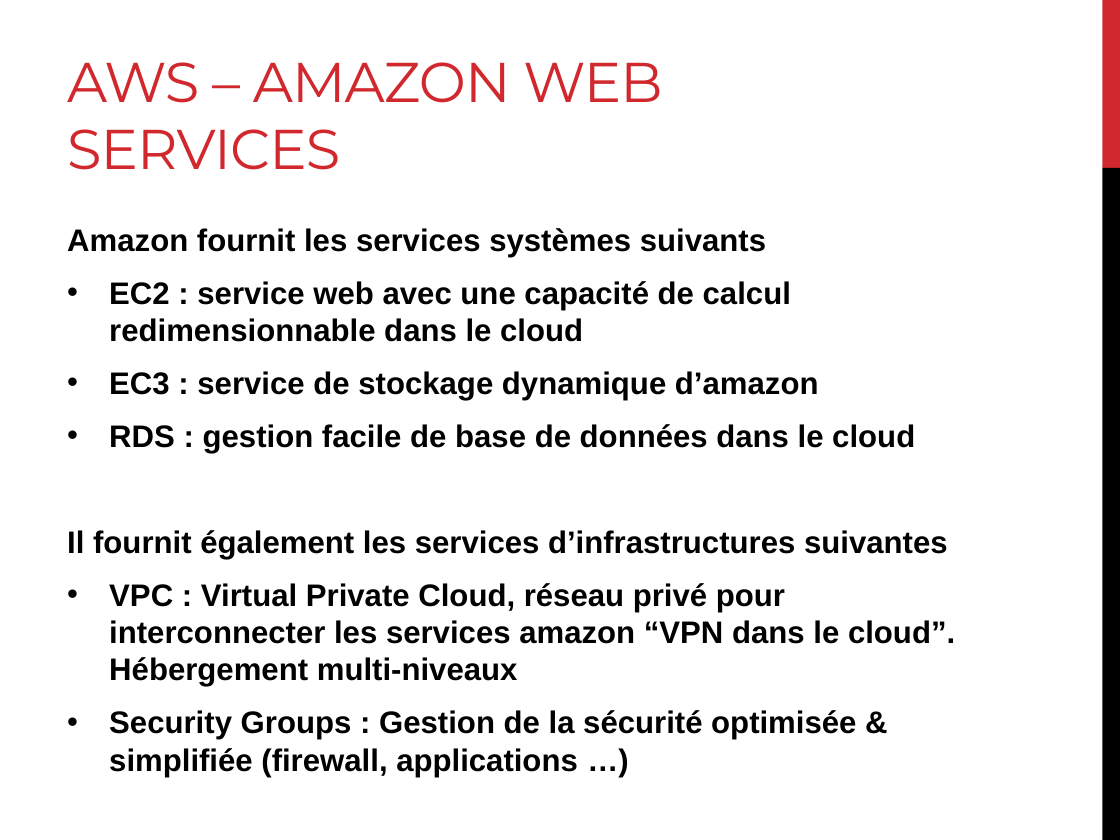
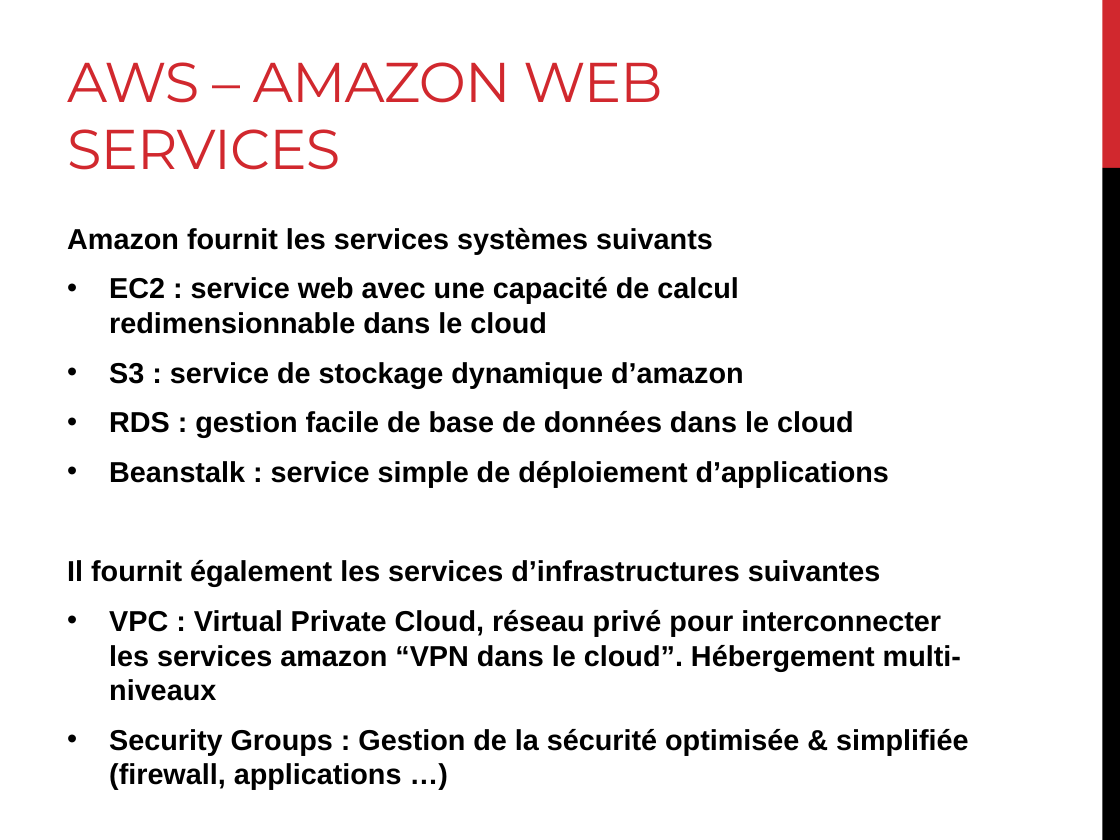
Before and after one commit to cyriljoui/spring-boot-aws, a slide deck: slide 5 of src/doc/spring-boot-aws.pptx. Drawn at 1120x840 pixels with LibreOffice and Linux fonts; fonts in the diff are those of the drawing. Boxes give left, top, right and bottom in pixels: in the first picture for what was removed or moved away, otherwise in the second. Text is boxed around its words. In the diff, an @@ line names an element or a change of style, - is before the commit and + after.

```diff
--- a/src/doc/spring-boot-aws.pptx
+++ b/src/doc/spring-boot-aws.pptx
@@ text at box(67, 228, 969, 755): size 20 to 18.5 pt in "Amazon fournit les services systèmes suivants", "EC2 : service web avec une capacité ...", "RDS : gestion facile de base de ...", "Il fournit également les services d’infrastructures suivante ..." and 2 more places @@
@@ text at box(109, 362, 744, 388): text changed; size 20 to 18.5 pt @@
-• EC3 : service de stockage dynamique d’amazon
+• S3 : service de stockage dynamique d’amazon
@@ text at box(109, 461, 889, 487): paragraph added @@
+• Beanstalk : service simple de déploiement d’applications
```
Also in this commit, not shown: 1 other file.
